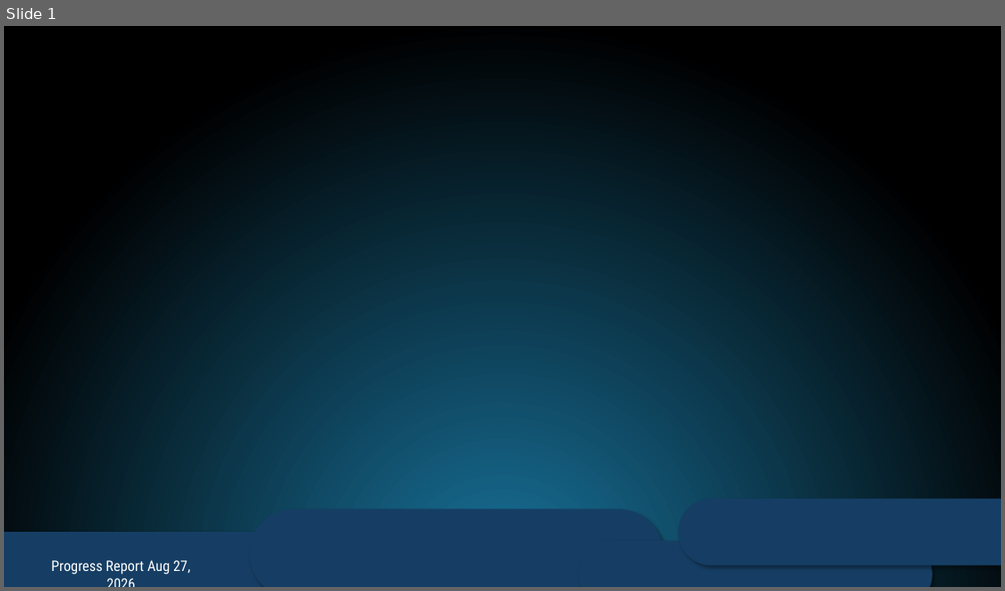
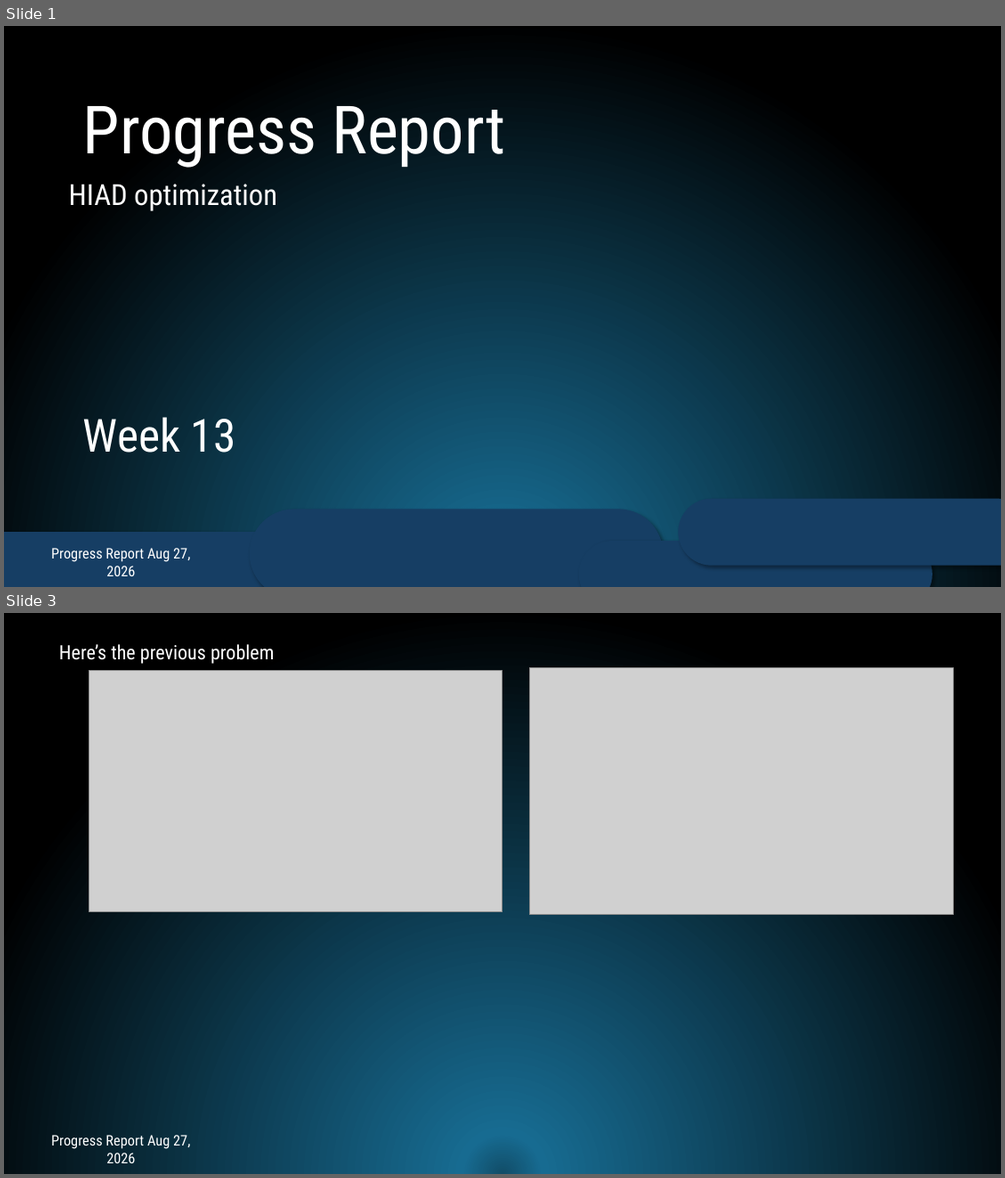
Before and after one commit to albertstarfield/StellarOrion_HypersonicEdition, a slide deck: ProgressReport/Week 12/ProgressReport.pptx. Shown one above the other, each under a label of ours: slide 1 before the commit, slides 1 and 3 after it; the slides between them are not shown. The pictures are 1005x591 and 1005x1178 pixels, drawn with LibreOffice and Linux fonts; fonts in the diff are those of the drawing; grey boxes stand for pictures. Boxes give left, top, right and bottom in pixels: in the first picture for what was removed or moved away, otherwise in the second. Text is boxed around its words. In the diff, an @@ line names an element or a change of style, - is before the commit and + after.

Commit message:
chore: update week-12 progress report, sparta submodule state, and continuity ledger
- ProgressReport/Week 12/ProgressReport.pptx: refreshed presentation.
- sparta: record current submodule working-tree state.
- thoughts/ledgers/CONTINUITY_ses_fcba.md: continuity ledger update.

```diff
--- a/ProgressReport/Week 12/ProgressReport.pptx
+++ b/ProgressReport/Week 12/ProgressReport.pptx
@@ slide 3 added at [4, 613, 1001, 1174], background gradient #114D68 to #176B91 to #000000 @@
@@ text added at [59, 657, 172, 681], 19 pt, text #000000 @@
+Previous Issue
@@ text added at [59, 644, 275, 664], 19 pt, text #FFFFFF @@
+Here’s the previous problem
@@ picture added at [89, 671, 502, 912] @@
@@ picture added at [530, 667, 953, 915] @@
@@ text added at [51, 1135, 190, 1163], 14 pt, text #FFFFFF @@
+Progress Report Aug 27, 2026
@@ slide 1 changed as well @@
@@ text added at [83, 106, 505, 168], 64 pt, text #FFFFFF @@
+Progress Report
@@ text added at [69, 184, 277, 211], 28 pt, text #FFFFFF @@
+HIAD optimization
@@ text added at [83, 417, 236, 452], 44 pt, text #FFFFFF @@
+Week 13
@@ text "Progress Report Aug 27, 2026" rewrapped from [51, 560, 190, 574] to [51, 548, 190, 576] @@
```
Also in this commit, not shown: 1 other slide changed, 7 other slides added, 4 slides removed, 1 other file.
